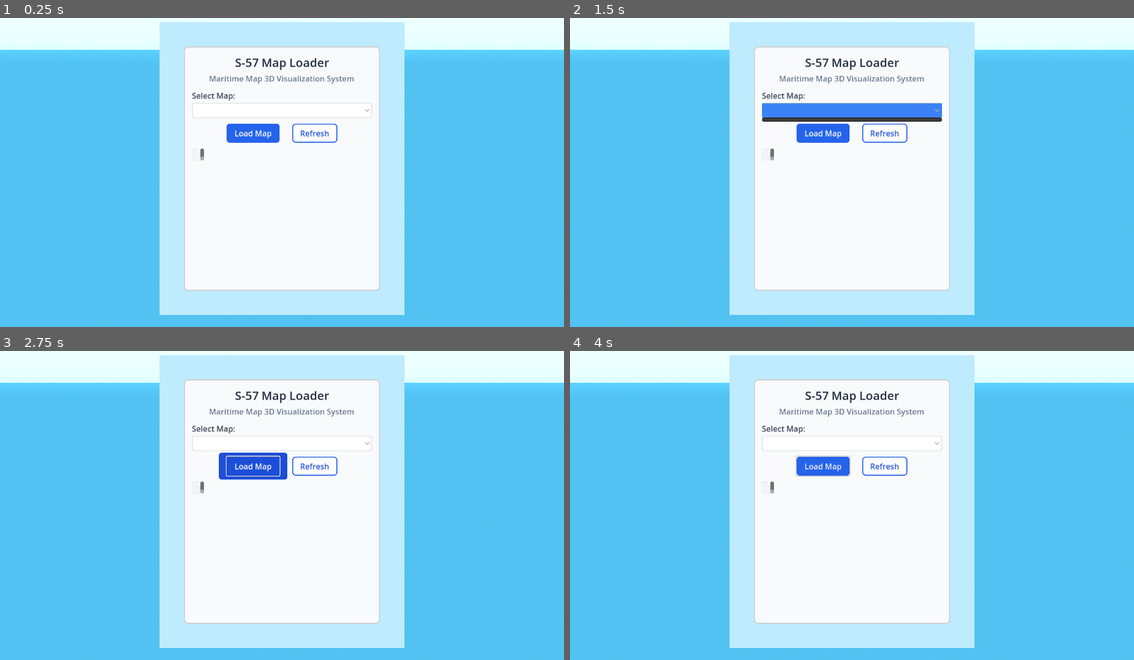
Above: before the commit, frames 1-4 (two rows, left to right).
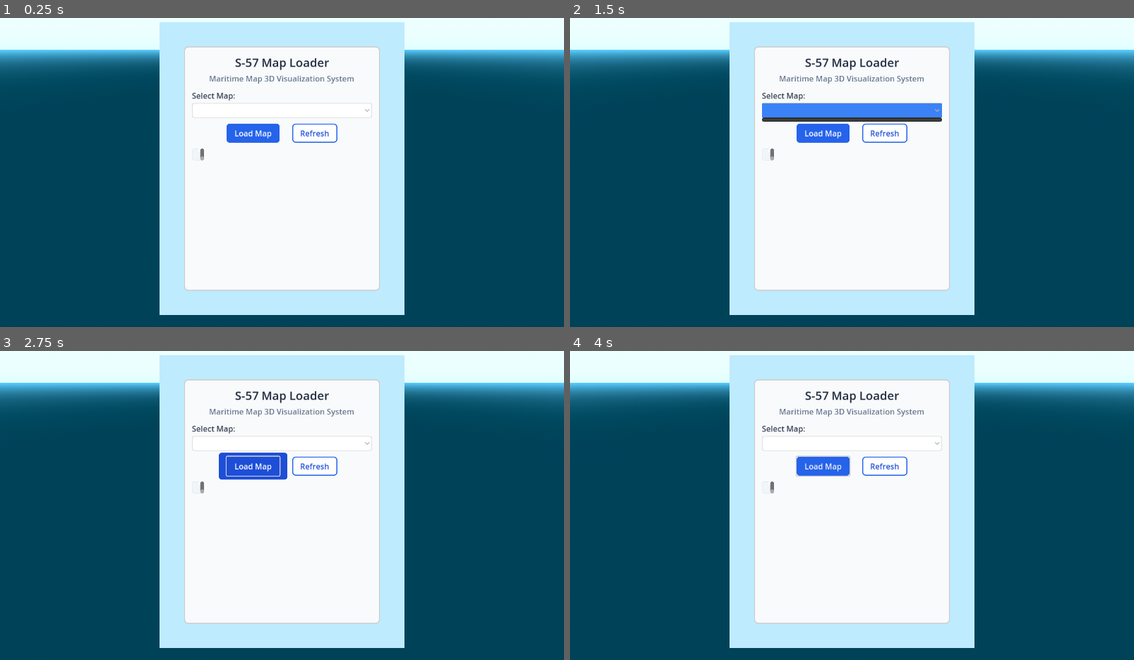
Above: after the commit, the same moments.

Repository: teakdemir/Godot_S57
Game: Godot game, scene res://scenes/WORLD/Main.tscn
Two runs of this game, one before a commit and one after it. Both use one fixed random seed, a clock stepped at 60 frames per second and the inputs below.
Inputs (mouse positions are in pixels of both pictures, inside the frame that each line leads up to):
- Up to frame 1 (0.25 s): no input
- Up to frame 2 (1.5 s): click "Refresh" at 0.5 s; click (852, 110) at 1.25 s
- Up to frame 3 (2.75 s): click "Load Map" at 2 s
- Up to frame 4 (4 s): move the mouse to (976, 486) at 2.77 s; hold D (move_right) 2.78-3.53 s; tap Mouse wheel down (move_down) at 2.85 s; click (976, 486) at 2.92 s; move the mouse to (739, 517) at 3.52 s; hold S (move_back) from 3.53 s (still down); tap Shift (move_fast) at 3.6 s

The runs differ from the first frame. In frame 1, 52% of the frame differs, in the area x 0-100%, y 10-100%; in frame 2, 52%; in frame 3, 52%; in frame 4, 52%.

Commit message:
Update Main.tscn

Diff:
--- a/godot_s57/scenes/WORLD/Main.tscn
+++ b/godot_s57/scenes/WORLD/Main.tscn
@@ -7,7 +7,7 @@
 sky_horizon_color = Color(0.418538, 0.678558, 0.919559, 1)
 sky_curve = 296.735
 sky_energy_multiplier = 2.0
-ground_bottom_color = Color(0.321569, 0.764706, 0.94902, 1)
+ground_bottom_color = Color(0.034737, 0.262058, 0.345467, 1)
 ground_horizon_color = Color(0.321569, 0.764706, 0.94902, 1)
 sun_angle_max = 0.6
 
